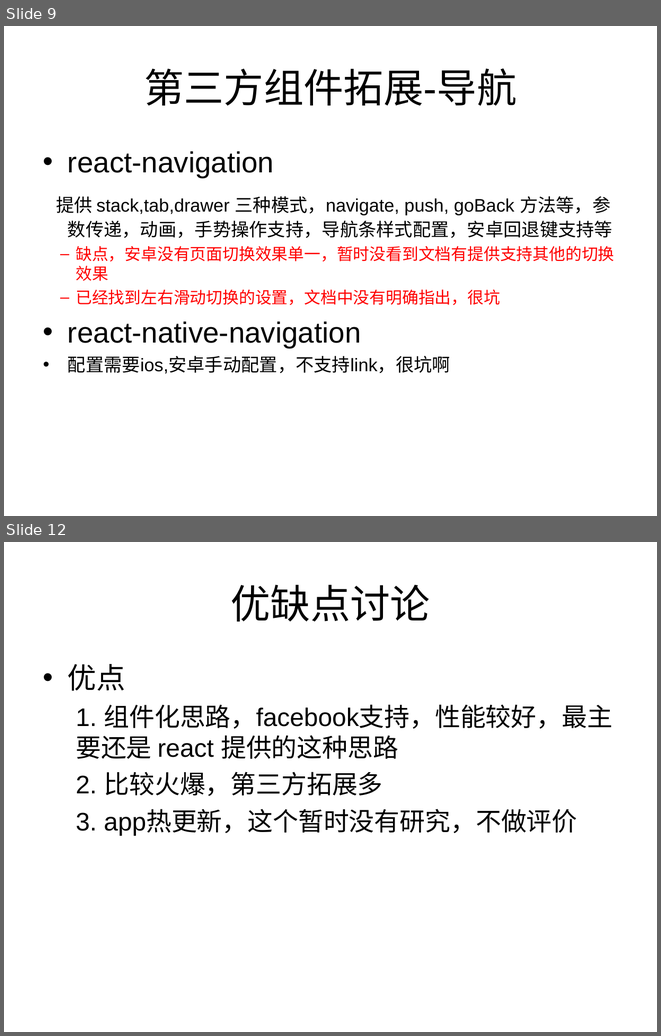
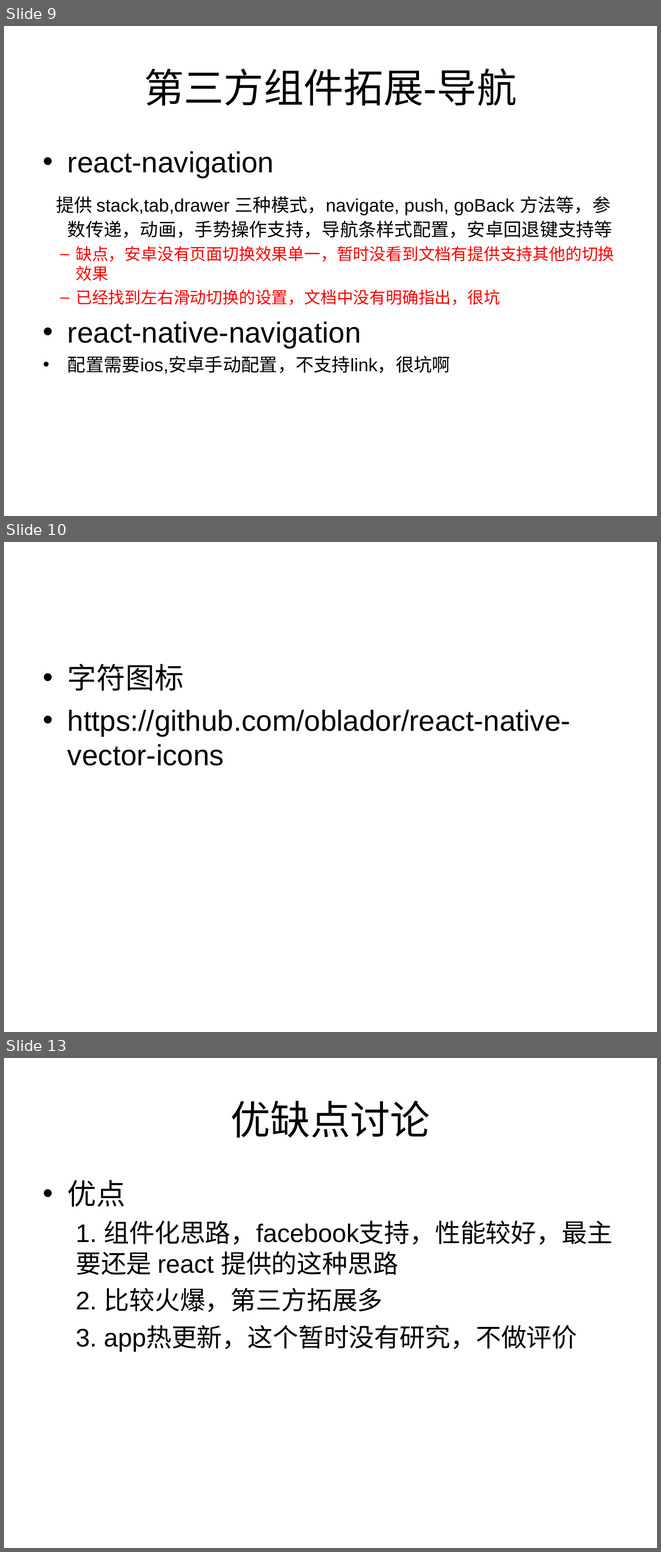
Before and after one commit to ilovezy/rnDemo, a slide deck: React-native 介绍.ppt. Shown one above the other, each under a label of ours: slides 9 and 12 before the commit, slides 9, 10 and 13 after it; the slides between them are not shown. The pictures are 661x1036 and 661x1552 pixels, drawn with LibreOffice and Linux fonts; fonts in the diff are those of the drawing. Boxes give left, top, right and bottom in pixels: in the first picture for what was removed or moved away, otherwise in the second. Text is boxed around its words. In the diff, an @@ line names an element or a change of style, - is before the commit and + after.

```diff
--- a/React-native 介绍.ppt
+++ b/React-native 介绍.ppt
@@ slide 10 added at box(4, 542, 657, 1032), background #FFFFFF @@
@@ text added at box(68, 664, 571, 766), 32 pt, text #000000 @@
+• 字符图标
+• https://github.com/oblador/react-native-vector-icons
@@ what was slide 12 is now slide 13 @@
```
Also in this commit, not shown: 2 other slides added, 1 slide removed, 1 other file.
